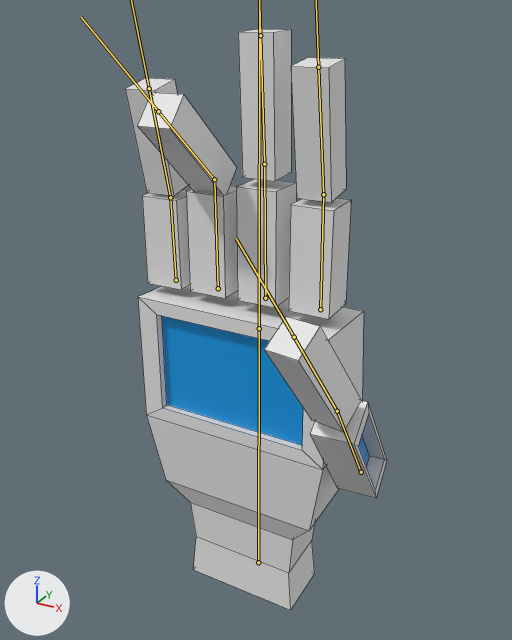
An edit to the FBX model 3D/LD44/Hand.fbx, drawn before and after from the same camera.
Camera for both pictures: a 50 mm lens placed at (1.014, -2.022, 1.361), pointed at (0.024, -0.222, 0.461). Every picture has the same lights, and +X, +Y and +Z are marked at lower left. Both versions are drawn at frame 1 of the action 'Armature.002|Idle'; the numbers are the values there. The bones that bend it are drawn over the model as lines. Mesh edges are drawn as thin lines.
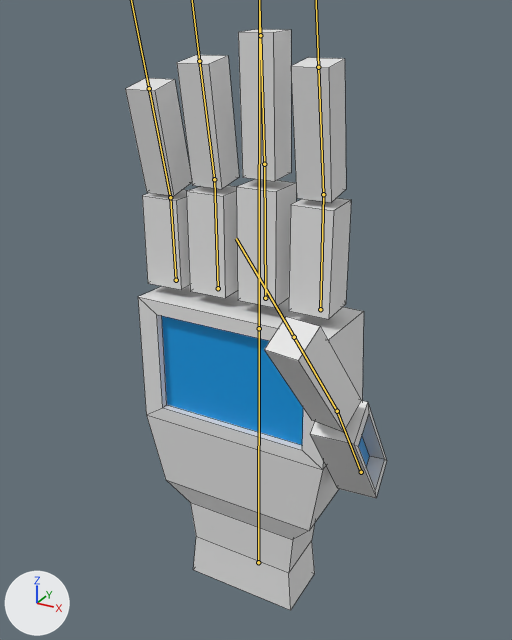
What changed in the scene script:
```text
Change bone_bone_001:
    where bone_bone_001 = bpy.data.objects['Armature.002'].pose.bones['Bone.001']  # child of 'Bone'
    bone_bone_001.rotation_quaternion: (0.912, 0.0, -0.006, 0.41) -> (0.997, 0.0, -0.001, 0.078)  # degrees (0, -1, 48) -> degrees (0, 0, 9)
```

Pixel boxes (x1, y1, x2, y2) of what changed, in the pictures (512 x 640 px):
'Cube.017', posed: (125, 29, 387, 610) in both
bone 'Bone.001', root to tip: before (214, 179) to (158, 111); after (214, 179) to (199, 61)
